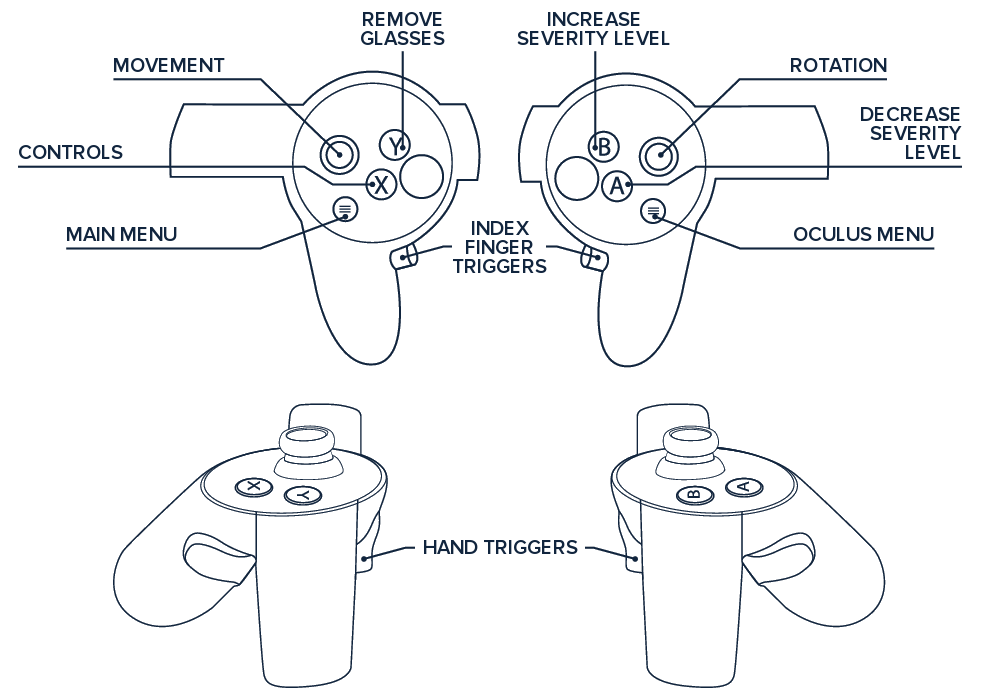
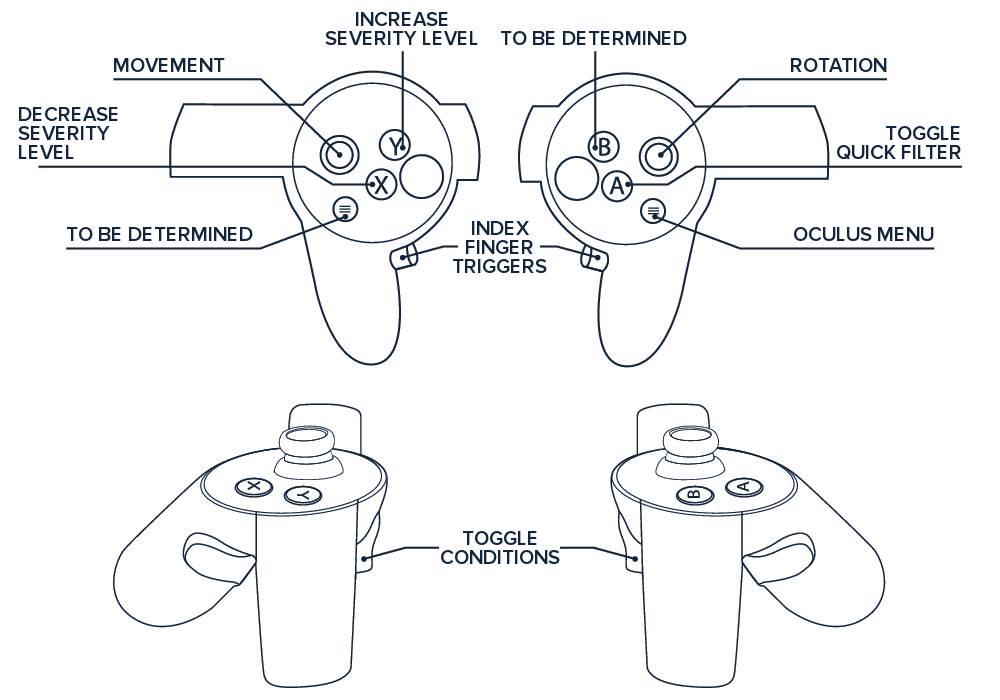
The second (1000, 700) image is a revision of the first. Changes to its layers:
renamed "DECREASE ..." to "TOGGLE ...", painted on it over [837,107,962,160]
renamed "INCREASE ..." to "TO BE DETERMINED", painted on it over [501,12,687,45]
renamed "HAND TRIGGERS" to "TOGGLE ... #1", painted on it over [424,531,578,564]
renamed "REMOVE ..." to "INCREASE ...", painted on it over [325,12,478,45]
removed layer "Layer #2" over [18,165,39,168]
renamed "CONTROLS" to "DECREASE ...", painted on it over [18,107,123,159]
renamed "MAIN MENU" to "TO BE DETERMINED #1", painted on it over [67,227,253,241]
painted on "Layer" over [415,245,585,549]
